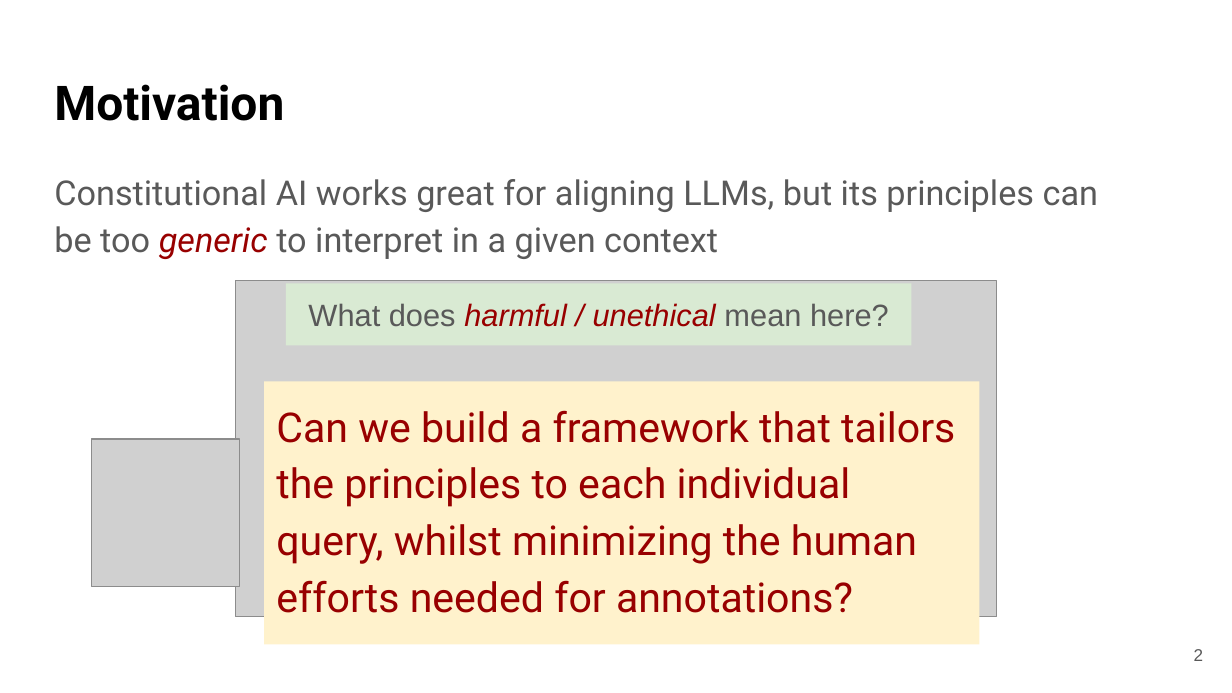
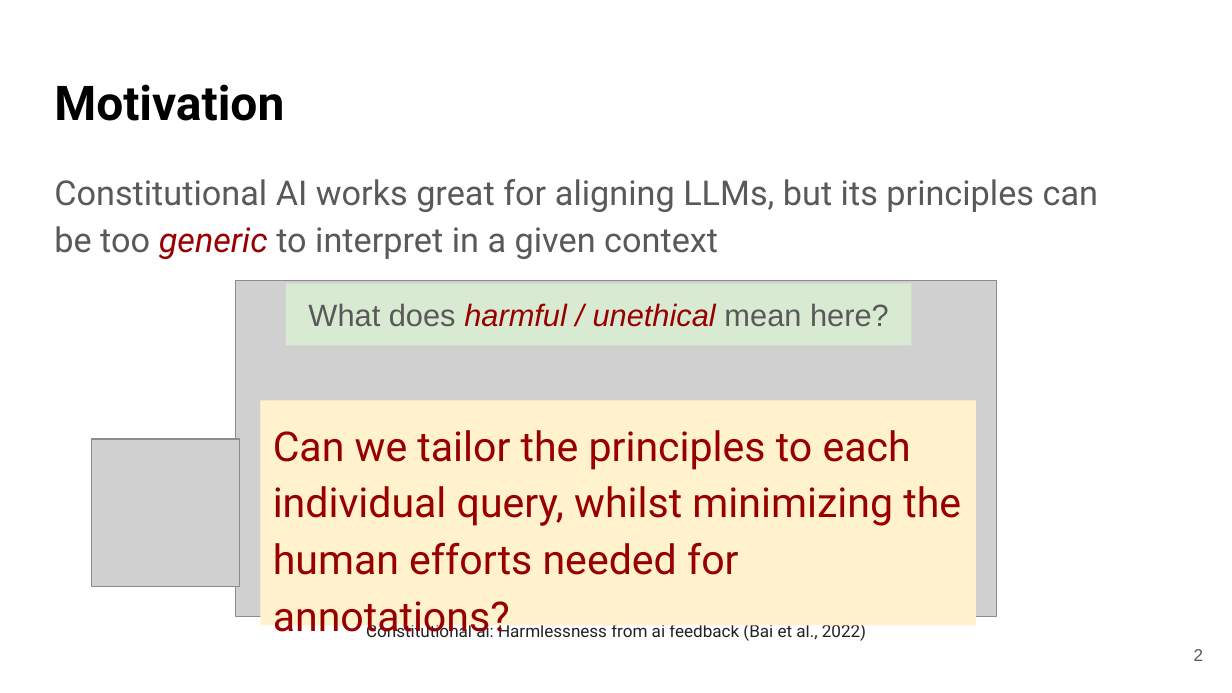
Before and after one commit to honglizhan/honglizhan.github.io, a slide deck: slide 2 of assets/my_papers/2025.icml.slides.pptx. Drawn at 1232x693 pixels with LibreOffice and Linux fonts; fonts in the diff are those of the drawing; grey boxes stand for pictures. Boxes give left, top, right and bottom in pixels: in the first picture for what was removed or moved away, otherwise in the second. Text is boxed around its words. In the diff, an @@ line names an element or a change of style, - is before the commit and + after.

```diff
--- a/assets/my_papers/2025.icml.slides.pptx
+++ b/assets/my_papers/2025.icml.slides.pptx
@@ rectangle "Can we tailor the principles ...": place and size @@
-rectangle "Can we tailor the principles ..." at (264, 382, 979, 646)
+rectangle "Can we tailor the principles ..." at (260, 400, 976, 626)
@@ text in rectangle at (273, 430, 961, 641): text changed @@
-Can we build a framework that tailors the principles to each individual query, whilst minimizing the human efforts needed for annotations?
+Can we tailor the principles to each individual query, whilst minimizing the human efforts needed for annotations?
@@ text added at (366, 622, 866, 641), 10 pt, text #222222 @@
+Constitutional ai: Harmlessness from ai feedback (Bai et al., 2022)
```
Also in this commit, not shown: 5 other files.
